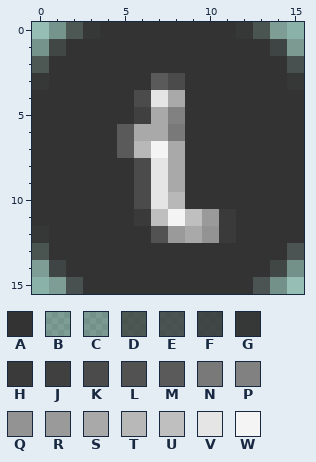
Two states of a pixel-art sprite, assets/img/favicons/favicon-16x16.png. Above is the file before it was changed.
The file is 16x16 pixels. Pixels under 10% opacity are left out. Colours within 5 levels of each other are drawn and written as one.
Palette (. is transparent): A #333333  B #3333333d  C #33333343  D #333333bb  E #333333c2  F #333333db  G #333333f7  H #3a3a3a  J #404040  K #4b4b4b  L #525252  M #5a5a5a  N #797979  P #818181  Q #939393  R #9a9a9a  S #a9a9a9  T #b8b8b8  U #bfbfbf  V #e5e5e5  W #f4f4f4
After the commit:
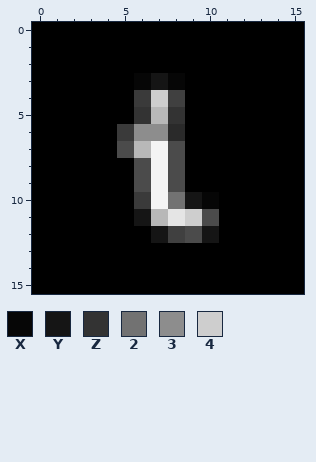
Colours new in this view: X #060606  Y #151515  Z #333333  2 #727272  3 #8d8d8d  4 #cecece
From old to new:
colour A: #333333 -> #000000
colour N: #797979 -> #2a2a2a
y 0: x 0..3 .BDG -> AAAA; x 12..15 GDB. -> AAAA
y 1: x 0..1 BF -> AA; x 14..15 FC -> AA
y 2: x 0 D -> A; x 15 E -> A
y 3: x 0 G -> A; x 6..8 AMK -> XYX; x 15 G -> A
y 4: x 6..8 KVS -> H4J
y 5: x 6..8 JSP -> ZTZ
y 6: x 5..7 MSS -> H33
y 7: x 5 M -> K; x 8 S -> K
y 8..9: x 7..8 VS -> WK
y 10: x 6..10 KVTAA -> HW2YX
y 11: x 6..11 HUWURH -> YTV4KA
y 12: x 0 G -> A; x 7..11 LRSQH -> YJKYA
y 13: x 0 D -> A; x 15 E -> A
y 14: x 0..1 BF -> AA; x 14..15 FC -> AA
y 15: x 0..2 .BE -> AAA; x 13..15 EC. -> AAA
Pixel boxes of the changes (left, top, right, bottom) in both pictures:
changed: (32, 22, 304, 294)
